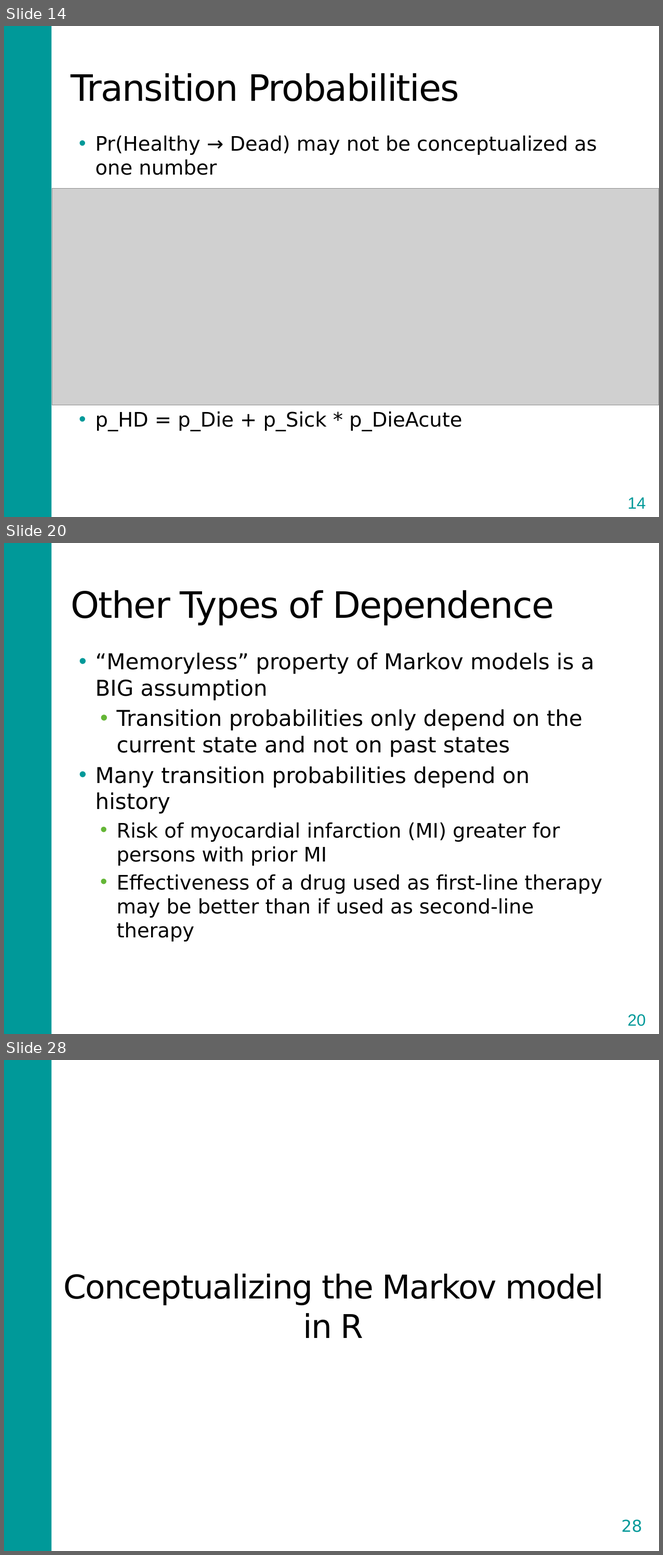
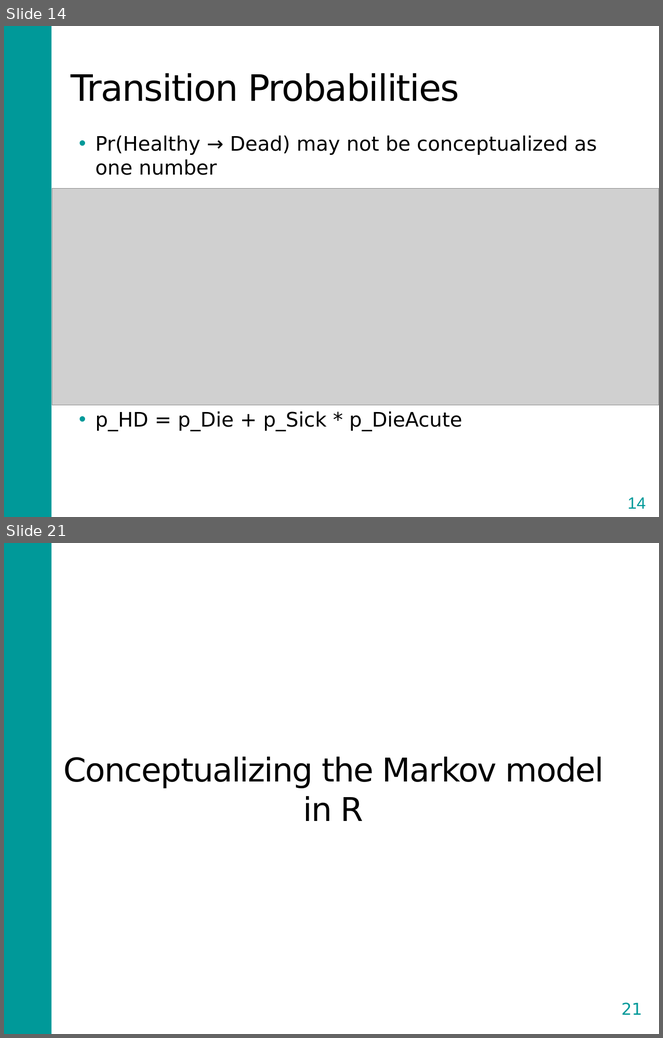
Before and after one commit to DARTH-git/Course-Modularization, a slide deck: Markov models/Slides/MarkovModelSlides.pptx. Shown one above the other, each under a label of ours: slides 14, 20 and 28 before the commit, slides 14 and 21 after it; the slides between them are not shown. The pictures are 663x1555 and 663x1038 pixels, drawn with LibreOffice and Linux fonts; fonts in the diff are those of the drawing; grey boxes stand for pictures. Boxes give left, top, right and bottom in pixels: in the first picture for what was removed or moved away, otherwise in the second. Text is boxed around its words. In the diff, an @@ line names an element or a change of style, - is before the commit and + after.

```diff
--- a/Markov models/Slides/MarkovModelSlides.pptx
+++ b/Markov models/Slides/MarkovModelSlides.pptx
@@ slide 20 removed at (4,543,659,1034), background #FFFFFF; not listed: 1 template element that a slide beside it also shows @@
@@ title removed at (71,590,554,626) @@
-Other Types of Dependence
@@ text removed at (96,653,603,942) @@
-• “Memoryless” property of Markov models is a BIG assumption
-  • Transition probabilities only depend on the current state and not on past states
-• Many transition probabilities depend on history
-  • Risk of myocardial infarction (MI) greater for persons with prior MI
-  • Effectiveness of a drug used as first-line therapy may be better than if used as second-line therapy
@@ page number removed at (617,1006,657,1034) @@
-20
@@ what was slide 28 is now slide 21 @@
@@ page number at (622,1003,643,1015): text changed @@
-28
+21
```
Also in this commit, not shown: 7 slides changed, 6 other slides removed, 43 other files.
